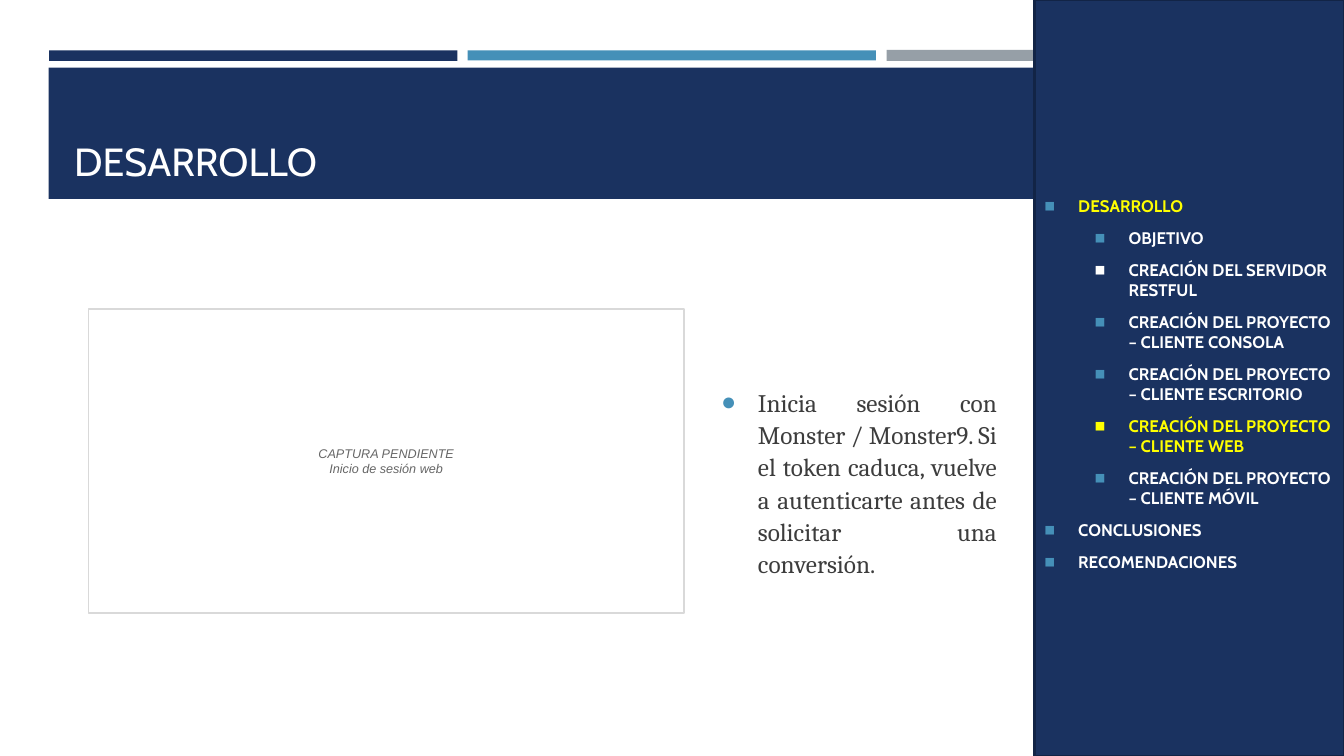
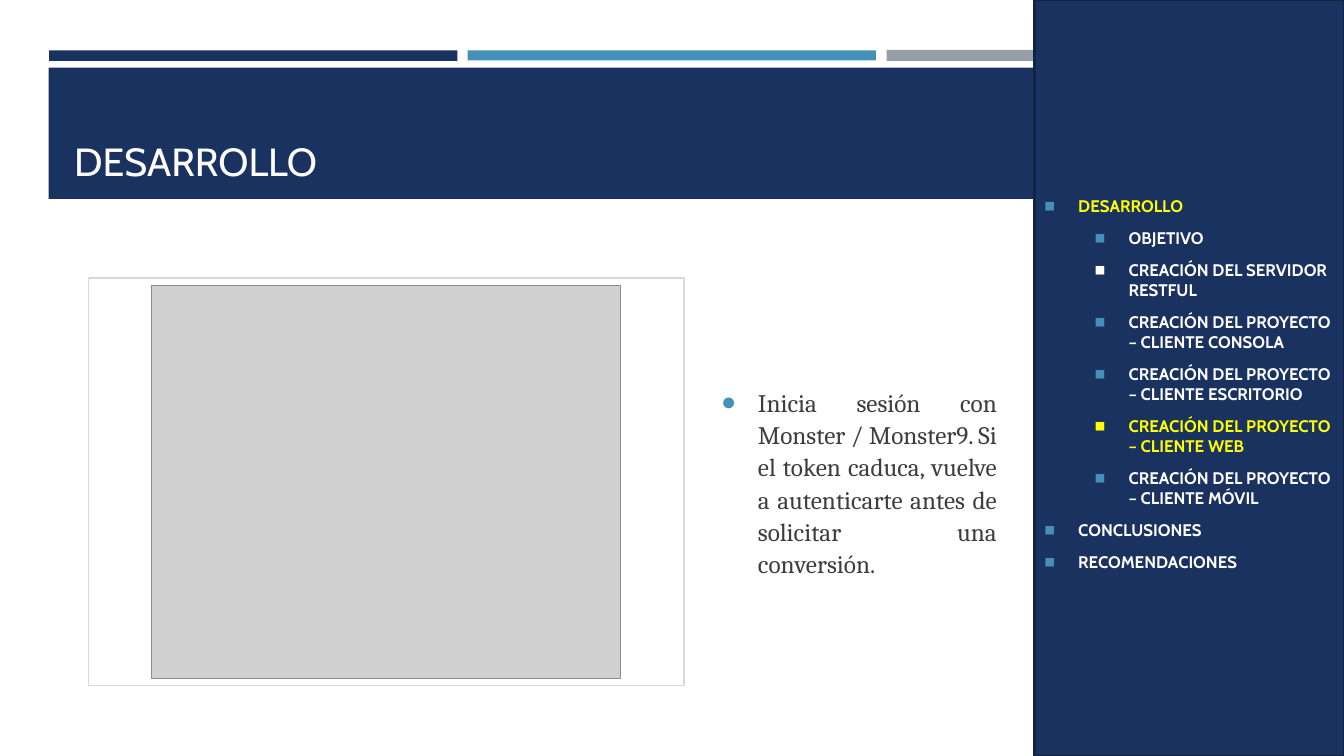
Before and after one commit to gamurigm/u1-arquitectura-documentacion-gr09, a slide deck: slide 22 of TI.1.4. PAO202651_RESTFUL_DOTNET_SINBDD_NRC36884_GR09/05. DOCUMENTACION/02. MANUAL TECNICO/MANUAL_TECNICO_REST_DOTNET_SINBDD_NRC36884_GR09.pptx. Drawn at 1344x756 pixels with LibreOffice and Linux fonts; fonts in the diff are those of the drawing; grey boxes stand for pictures. Boxes give left, top, right and bottom in pixels: in the first picture for what was removed or moved away, otherwise in the second. Text is boxed around its words. In the diff, an @@ line names an element or a change of style, - is before the commit and + after.

```diff
--- a/TI.1.4. PAO202651_RESTFUL_DOTNET_SINBDD_NRC36884_GR09/05. DOCUMENTACION/02. MANUAL TECNICO/MANUAL_TECNICO_REST_DOTNET_SINBDD_NRC36884_GR09.pptx
+++ b/TI.1.4. PAO202651_RESTFUL_DOTNET_SINBDD_NRC36884_GR09/05. DOCUMENTACION/02. MANUAL TECNICO/MANUAL_TECNICO_REST_DOTNET_SINBDD_NRC36884_GR09.pptx
@@ rectangle: place and size @@
-rectangle at bbox=[89, 310, 684, 613]
+rectangle at bbox=[89, 278, 684, 686]
@@ picture added at bbox=[151, 285, 621, 679] @@
@@ text in rectangle at bbox=[318, 449, 454, 473]: text removed @@
-CAPTURA PENDIENTE
-Inicio de sesión web
```
Also in this commit, not shown: 1 other slide changed, 7 other files.
